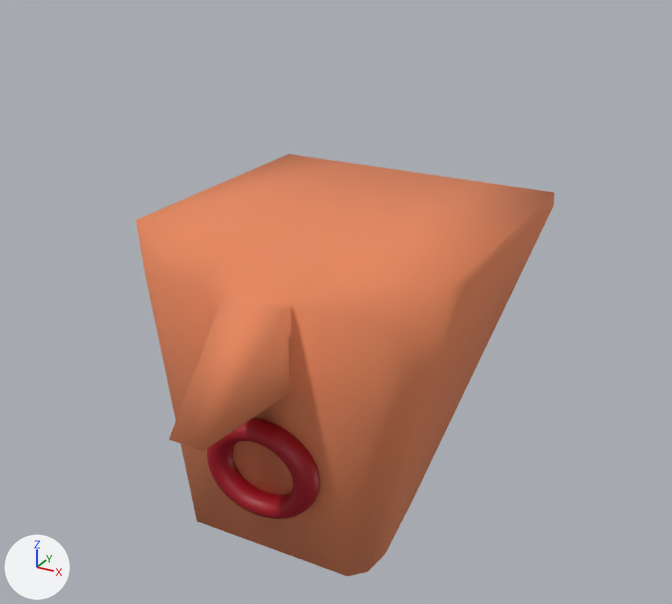
The glTF model public/models/translate_mouth.gltf, before and after one commit.
One viewpoint serves both versions: a 50 mm camera at (4.43, -8.43, 4.85) aimed at (0.04, -0.44, 0.86). The lights are fixed; the arrows at lower left show +X, +Y and +Z. Where no turn or scale is listed for an object, it has been applied to the vertices. Vertices at the same position are counted once.

Objects in the first picture: 'Cube', 'トーラス'.
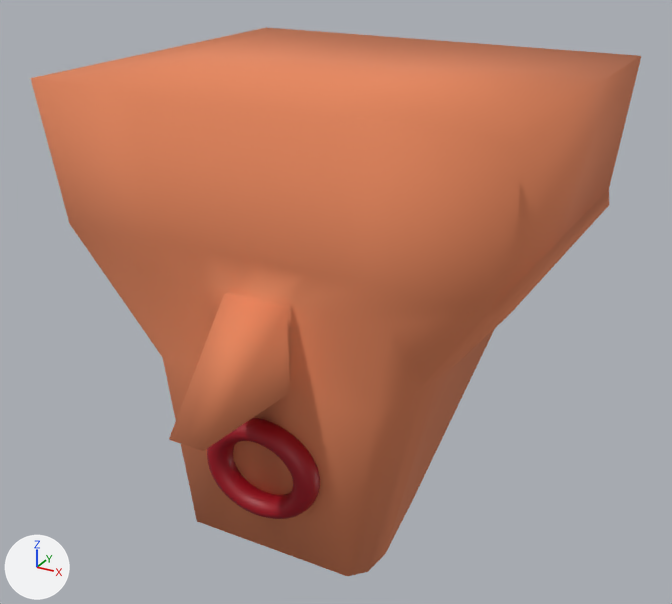
Boxes [x1, y1, x2, y2] around the edits, measured in the pictures (672 x 604 px):
'Cube', reshaped (46% wider, 30% taller)
    before: [136, 154, 554, 576]
    after: [31, 27, 641, 576]
part 1 of me_cube, built on
    before: [136, 154, 554, 386]
    after: [31, 27, 641, 386]

Edits to the bpy script that builds the scene:
```text
Change me_cube:
    used by ob_cube; location = (0.0, 0.0, 0.0)
    remove me_cube.from_pydata(...)  # 106 vertices, 208 faces; spans x -1.81..1.81, y -3.05..1.66, z -1.65..1.79
    add me_cube.from_pydata(...)  # 120 vertices, 236 faces; spans x -2.38..2.38, y -3.05..2.07, z -1.65..3.26
    me_cube part 1
    12 faces are deleted
    18 vertices move from x -1.81..1.81, y -1.47..1.52, z 1.72..1.79 to x -2.33..2.33, y -1.89..1.95, z 1.71..1.8
    14 vertices are added at x -2.38..2.38, y -2.02..2.07, z 3.25..3.26
    40 new faces join them
```
